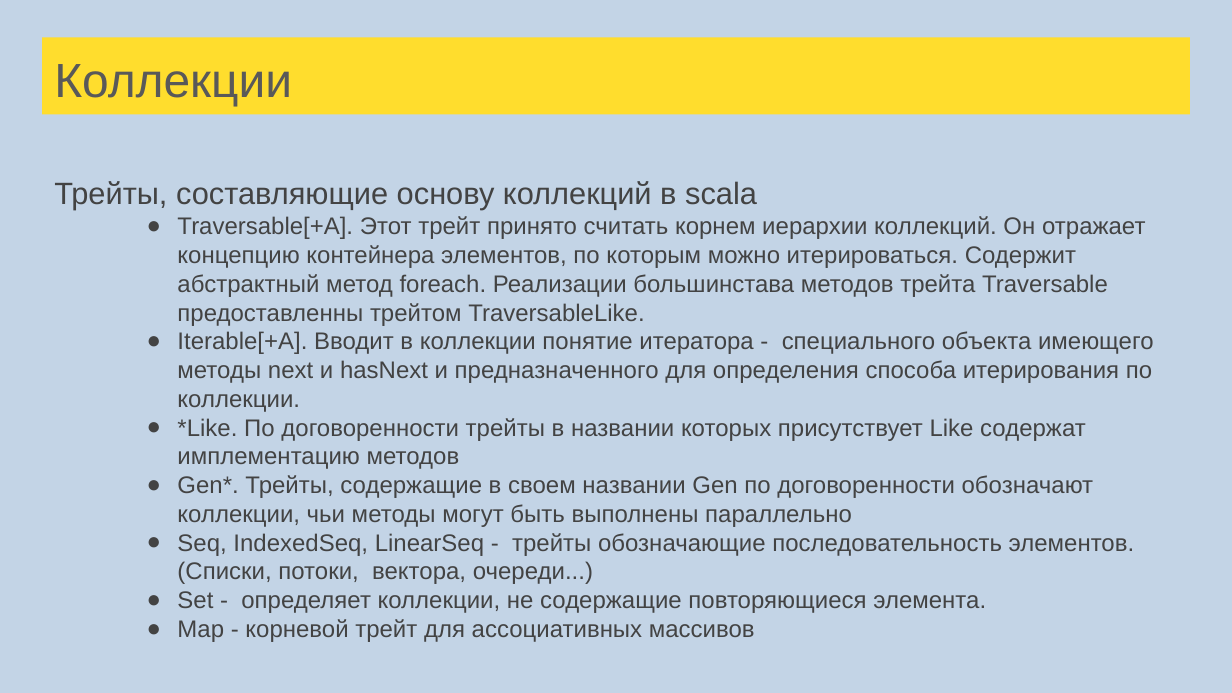
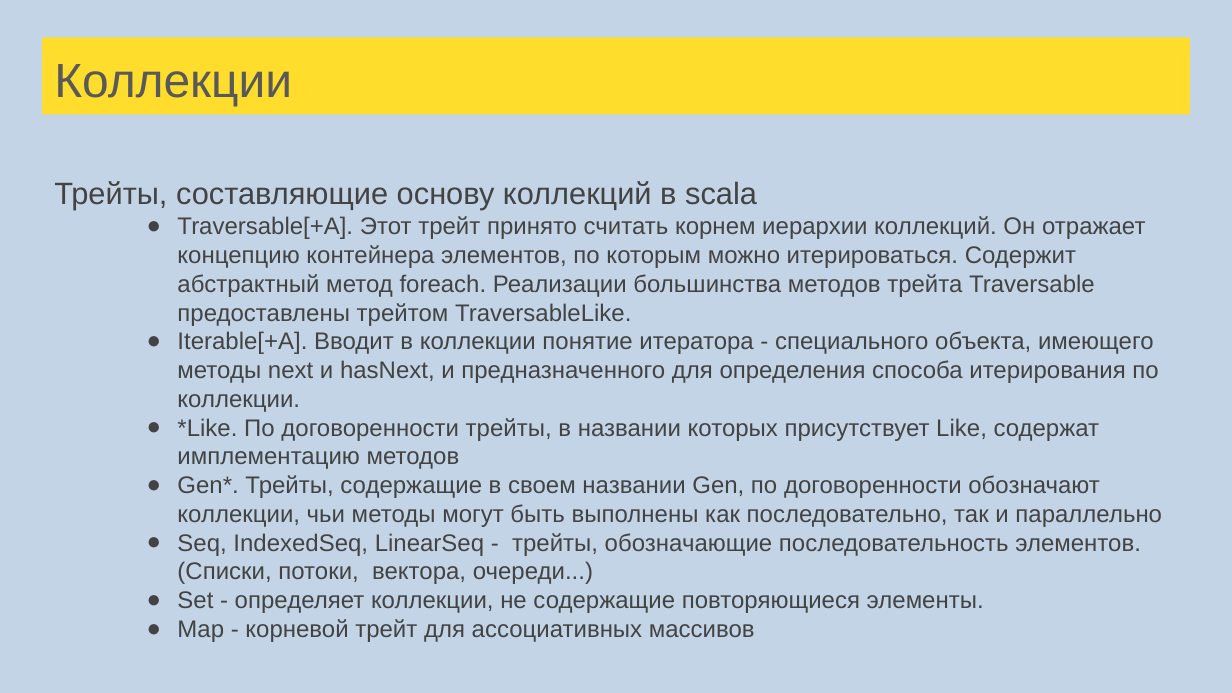
Before and after one commit to sergeypopov83/scala-school, a slide deck: slide 52 of src/main/resources/Лекции Scala для FinTech.pptx (slide 51 before the commit). Drawn at 1232x693 pixels with LibreOffice and Linux fonts; fonts in the diff are those of the drawing. Boxes give left, top, right and bottom in pixels: in the first picture for what was removed or moved away, otherwise in the second. Text is boxed around its words. In the diff, an @@ line names an element or a change of style, - is before the commit and + after.

```diff
--- a/src/main/resources/Лекции Scala для FinTech.pptx
+++ b/src/main/resources/Лекции Scala для FinTech.pptx
@@ text at box(177, 216, 1162, 613): text changed @@
-● Traversable[+A]. Этот трейт принято считать корнем иерархии коллекций. Он отражает концепцию контейнера элементов, по которым можно итерироваться. Содержит абстрактный метод foreach. Реализации большинстава методов трейта Traversable предоставленны трейтом TraversableLike.
-● Iterable[+A]. Вводит в коллекции понятие итератора - специального объекта имеющего методы next и hasNext и предназначенного для определения способа итерирования по коллекции.
-● *Like. По договоренности трейты в названии которых присутствует Like содержат имплементацию методов
-● Gen*. Трейты, содержащие в своем названии Gen по договоренности обозначают коллекции, чьи методы могут быть выполнены параллельно
-● Seq, IndexedSeq, LinearSeq - трейты обозначающие последовательность элементов. (Списки, потоки, вектора, очереди...)
-● Set - определяет коллекции, не содержащие повторяющиеся элемента.
+● Traversable[+A]. Этот трейт принято считать корнем иерархии коллекций. Он отражает концепцию контейнера элементов, по которым можно итерироваться. Содержит абстрактный метод foreach. Реализации большинства методов трейта Traversable предоставлены трейтом TraversableLike.
+● Iterable[+A]. Вводит в коллекции понятие итератора - специального объекта, имеющего методы next и hasNext, и предназначенного для определения способа итерирования по коллекции.
+● *Like. По договоренности трейты, в названии которых присутствует Like, содержат имплементацию методов
+● Gen*. Трейты, содержащие в своем названии Gen, по договоренности обозначают коллекции, чьи методы могут быть выполнены как последовательно, так и параллельно
+● Seq, IndexedSeq, LinearSeq - трейты, обозначающие последовательность элементов. (Списки, потоки, вектора, очереди...)
+● Set - определяет коллекции, не содержащие повторяющиеся элементы.
```
Also in this commit, not shown: 46 other slides changed, 5 slides added, 3 other files.
